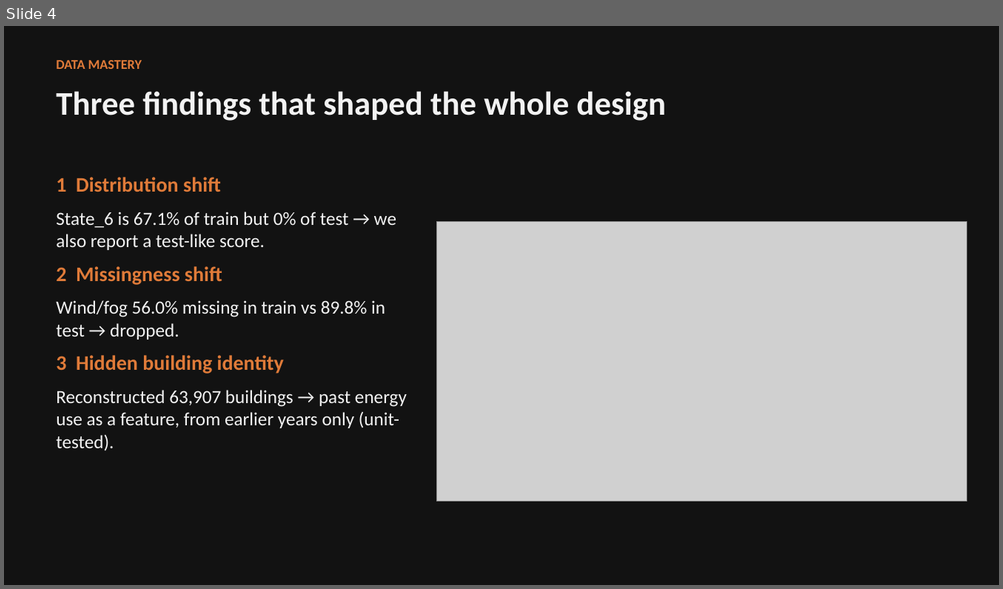
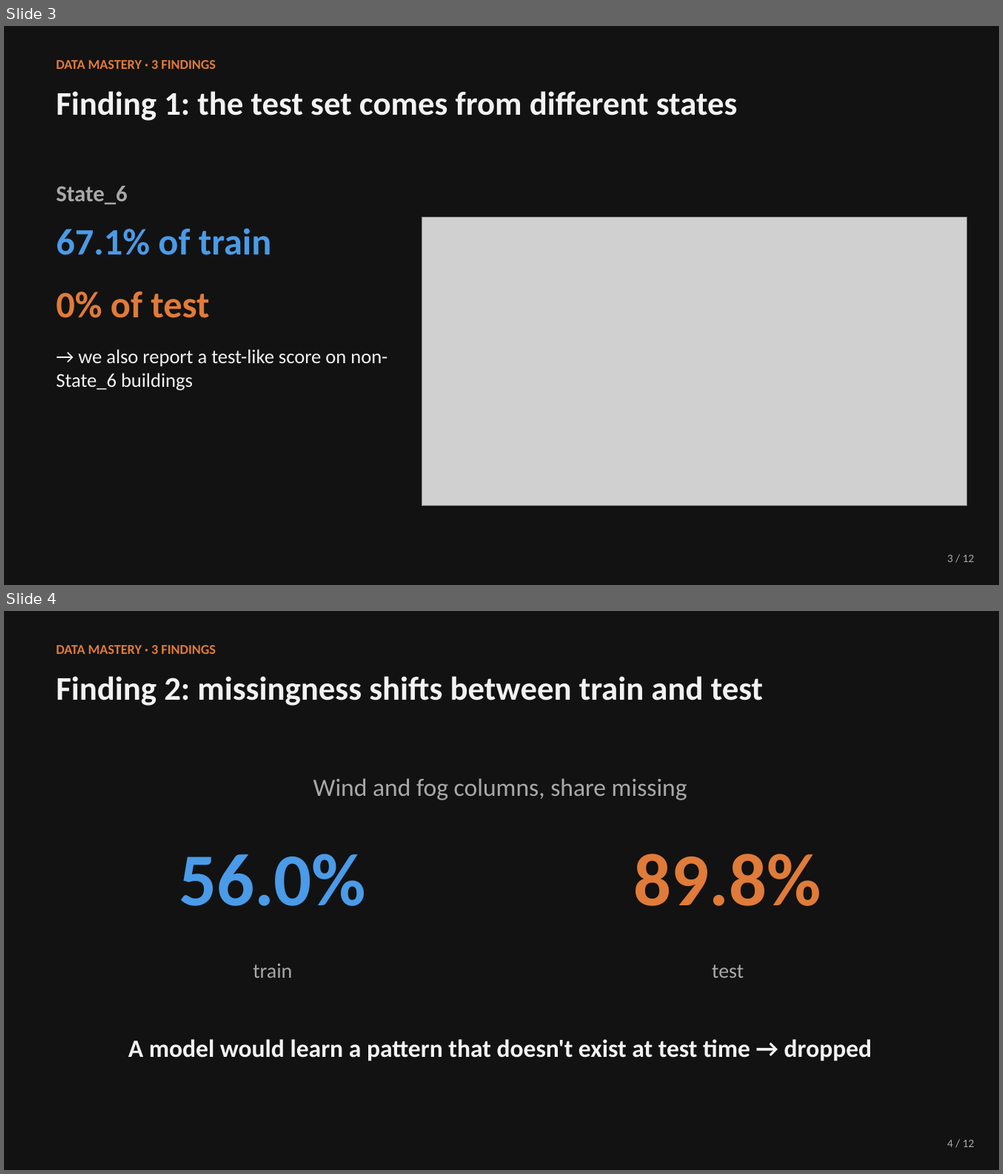
Before and after one commit to JoshiiWahWah/ntu-matlab-hackathon-2026, a slide deck: docs/demo_slides.pptx. Shown one above the other, each under a label of ours: slide 4 before the commit, slides 3 and 4 after it. The pictures are 1003x589 and 1003x1174 pixels, drawn with LibreOffice and Linux fonts; fonts in the diff are those of the drawing; grey boxes stand for pictures. Boxes give left, top, right and bottom in pixels: in the first picture for what was removed or moved away, otherwise in the second. Text is boxed around its words. In the diff, an @@ line names an element or a change of style, - is before the commit and + after.

```diff
--- a/docs/demo_slides.pptx
+++ b/docs/demo_slides.pptx
@@ slide 4 added at <box>4,611,999,1170</box>, background #121212 @@
@@ text added at <box>56,645,216,654</box>, 13 pt, text #E07B39, bold @@
+DATA MASTERY · 3 FINDINGS
@@ text added at <box>56,676,762,706</box>, 32 pt, text #F2F2F2, bold @@
+Finding 2: missingness shifts between train and test
@@ text added at <box>313,778,687,800</box>, 24 pt, text #A8A8A8 @@
+Wind and fog columns, share missing
@@ text added at <box>179,854,366,978</box>, 72 pt, text #4A9BE8, bold @@
+56.0%
+train
@@ text added at <box>634,854,821,978</box>, 72 pt, text #E07B39, bold @@
+89.8%
+test
@@ text added at <box>128,1039,872,1062</box>, 24 pt, text #F2F2F2, bold @@
+A model would learn a pattern that doesn't exist at test time → dropped
@@ text added at <box>947,1140,974,1147</box>, 11 pt, text #A8A8A8 @@
+4 / 12
@@ what was slide 4 is now slide 3 @@
@@ slide 3 changed as well @@
@@ text at <box>56,60,216,69</box>: text changed @@
-DATA MASTERY
+DATA MASTERY · 3 FINDINGS
@@ text at <box>56,91,737,121</box>: text changed @@
-Three findings that shaped the whole design
+Finding 1: the test set comes from different states
@@ text at <box>56,186,387,391</box>: text changed; size 18 to 19 pt @@
-1 Distribution shift
-State_6 is 67.1% of train but 0% of test → we also report a test-like score.
-2 Missingness shift
-Wind/fog 56.0% missing in train vs 89.8% in test → dropped.
-3 Hidden building identity
-Reconstructed 63,907 buildings → past energy use as a feature, from earlier years only (unit-tested).
+State_6
+67.1% of train
+0% of test
+→ we also report a test-like score on non-State_6 buildings
@@ picture: place and size @@
-picture at <box>437,221,967,502</box>
+picture at <box>422,218,967,506</box>
@@ text added at <box>947,555,974,562</box>, 11 pt, text #A8A8A8 @@
+3 / 12
```
Also in this commit, not shown: 8 other slides changed, 2 other slides added, 1 slide removed, 2 other files.
